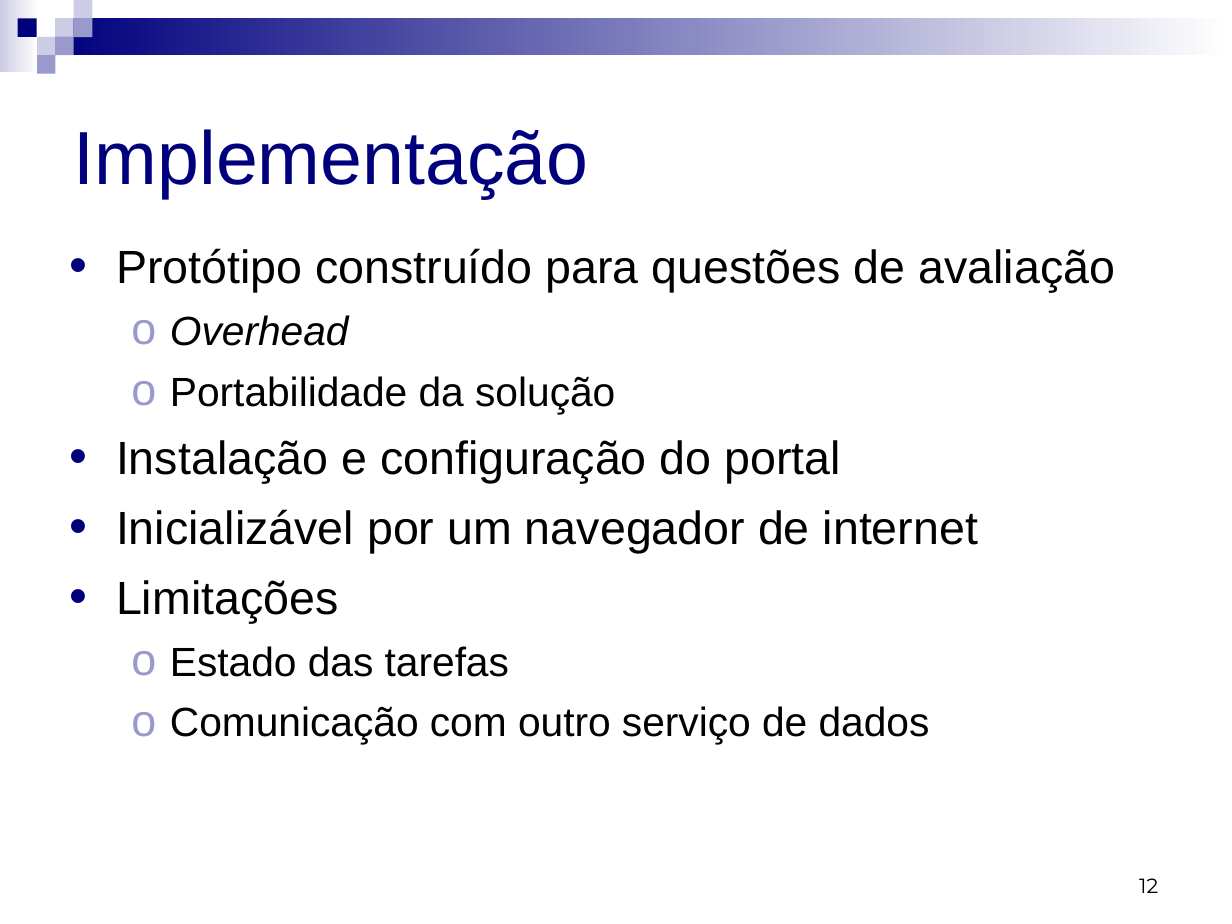
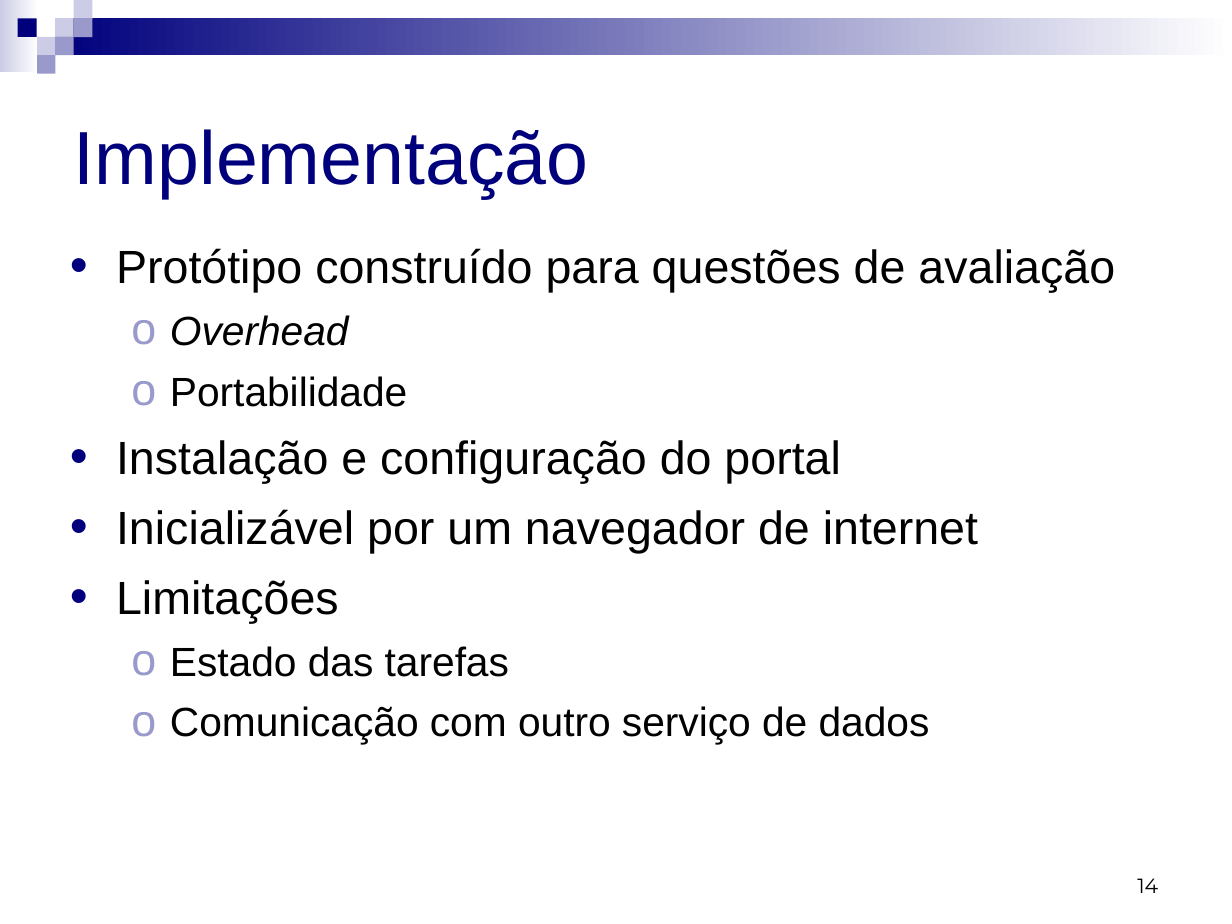
Before and after one commit to micheldavid/tcc-michel, a slide deck: slide 14 of Apresentação/Michel David da Costa - Apresentação.ppt (slide 12 before the commit). Drawn at 1232x924 pixels with LibreOffice and Linux fonts; fonts in the diff are those of the drawing. Boxes give left, top, right and bottom in pixels: in the first picture for what was removed or moved away, otherwise in the second. Text is boxed around its words. In the diff, an @@ line names an element or a change of style, - is before the commit and + after.

```diff
--- a/Apresentação/Michel David da Costa - Apresentação.ppt
+++ b/Apresentação/Michel David da Costa - Apresentação.ppt
@@ text at (170, 376, 407, 407): text changed @@
-  ο Portabilidade da solução
+  ο Portabilidade
@@ page number at (1137, 878, 1158, 893): text changed @@
-12
+14
```
Also in this commit, not shown: 11 other slides changed, 5 slides added, 1 slide removed.
